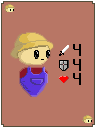
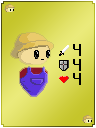
The second (96, 128) image is a revision of the first. Changes to its layers:
added layer "Layer 5 copy 2" above "Layer 5 copy" over [1, 1, 95, 127]
